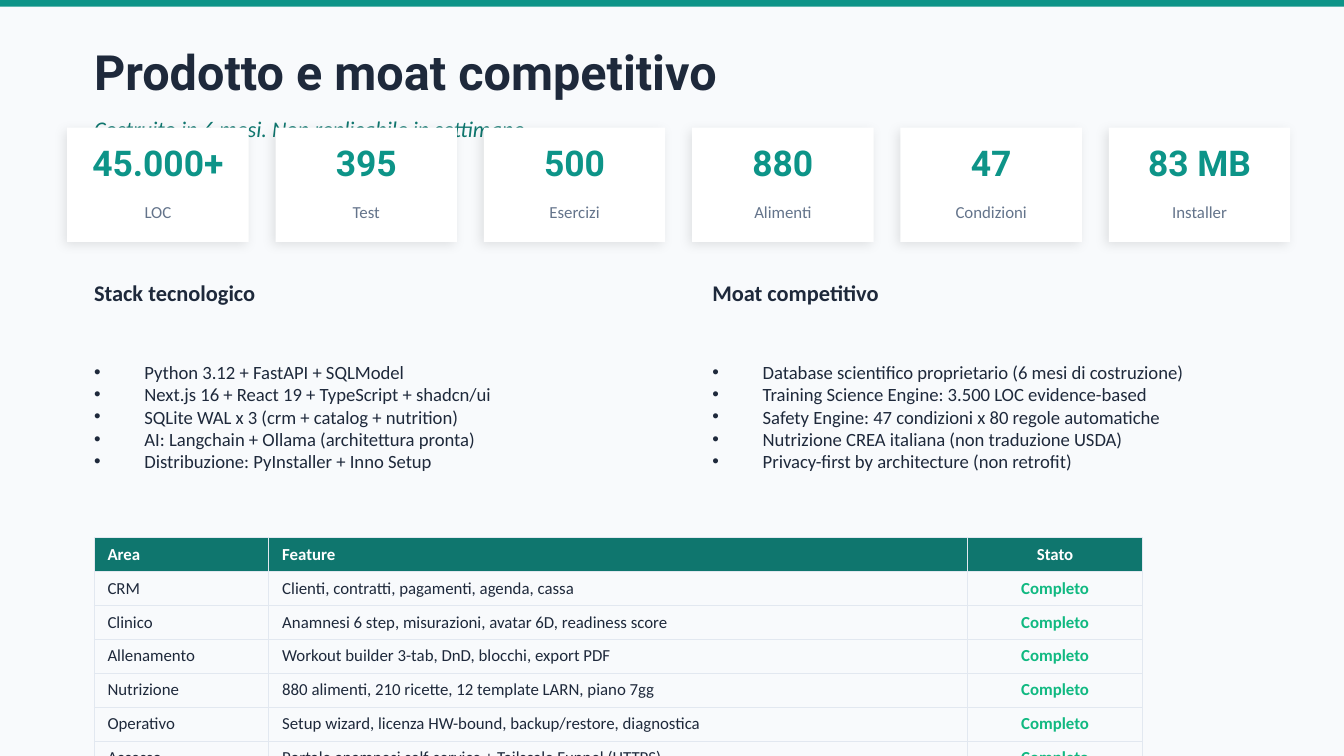
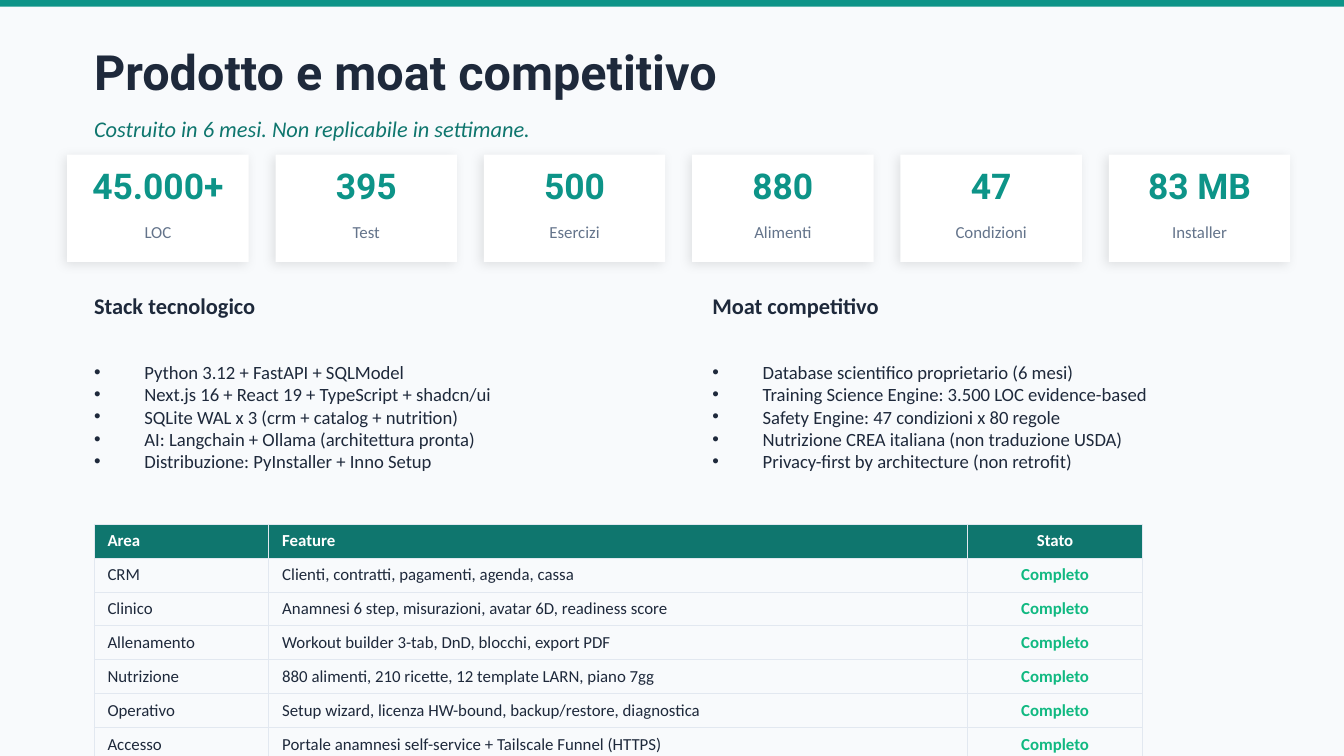
Before and after one commit to gverardo87-lab/FitManager_Studio-, a slide deck: slide 13 of docs/FitManager_PitchDeck.pptx. Drawn at 1344x756 pixels with LibreOffice and Linux fonts; fonts in the diff are those of the drawing. Boxes give left, top, right and bottom in pixels: in the first picture for what was removed or moved away, otherwise in the second. Text is boxed around its words. In the diff, an @@ line names an element or a change of style, - is before the commit and + after.

```diff
--- a/docs/FitManager_PitchDeck.pptx
+++ b/docs/FitManager_PitchDeck.pptx
@@ text "45.000+": place and size @@
-text "45.000+" at (92, 150, 223, 177)
+text "45.000+" at (92, 173, 223, 200)
@@ rectangle: place and size @@
-rectangle at (67, 128, 249, 242)
+rectangle at (67, 155, 249, 262)
@@ text "395": place and size @@
-text "395" at (336, 150, 397, 177)
+text "395" at (336, 173, 397, 200)
@@ rectangle: place and size @@
-rectangle at (276, 128, 457, 242)
+rectangle at (276, 155, 457, 262)
@@ text "500": place and size @@
-text "500" at (544, 150, 605, 177)
+text "500" at (544, 173, 605, 200)
@@ rectangle: place and size @@
-rectangle at (484, 128, 665, 242)
+rectangle at (484, 155, 665, 262)
@@ text "880": place and size @@
-text "880" at (752, 150, 813, 177)
+text "880" at (752, 173, 813, 200)
@@ rectangle: place and size @@
-rectangle at (692, 128, 874, 242)
+rectangle at (692, 155, 874, 262)
@@ text "47": place and size @@
-text "47" at (971, 150, 1012, 176)
+text "47" at (971, 173, 1012, 199)
@@ rectangle: place and size @@
-rectangle at (900, 128, 1082, 242)
+rectangle at (900, 155, 1082, 262)
@@ text "83 MB": place and size @@
-text "83 MB" at (1148, 150, 1251, 177)
+text "83 MB" at (1148, 173, 1251, 200)
@@ rectangle: place and size @@
-rectangle at (1109, 128, 1290, 242)
+rectangle at (1109, 155, 1290, 262)
@@ 6 texts: place and size @@
-6 texts at (145, 206, 1227, 218)
+6 texts at (145, 226, 1227, 238)
@@ text "Stack tecnologico": place and size @@
-text "Stack tecnologico" at (94, 285, 255, 305)
+text "Stack tecnologico" at (94, 298, 255, 318)
@@ text "Moat competitivo": place and size @@
-text "Moat competitivo" at (712, 285, 878, 305)
+text "Moat competitivo" at (712, 298, 878, 318)
@@ text at (763, 365, 1073, 382): text changed @@
-• Database scientifico proprietario (6 mesi di costruzione)
+• Database scientifico proprietario (6 mesi)
@@ text at (763, 411, 1060, 427): text changed @@
-• Safety Engine: 47 condizioni x 80 regole automatiche
+• Safety Engine: 47 condizioni x 80 regole
@@ table: place and size @@
-table at (94, 538, 1142, 736)
+table at (94, 524, 1142, 756)
```
Also in this commit, not shown: 8 other slides changed, 1 other file.
